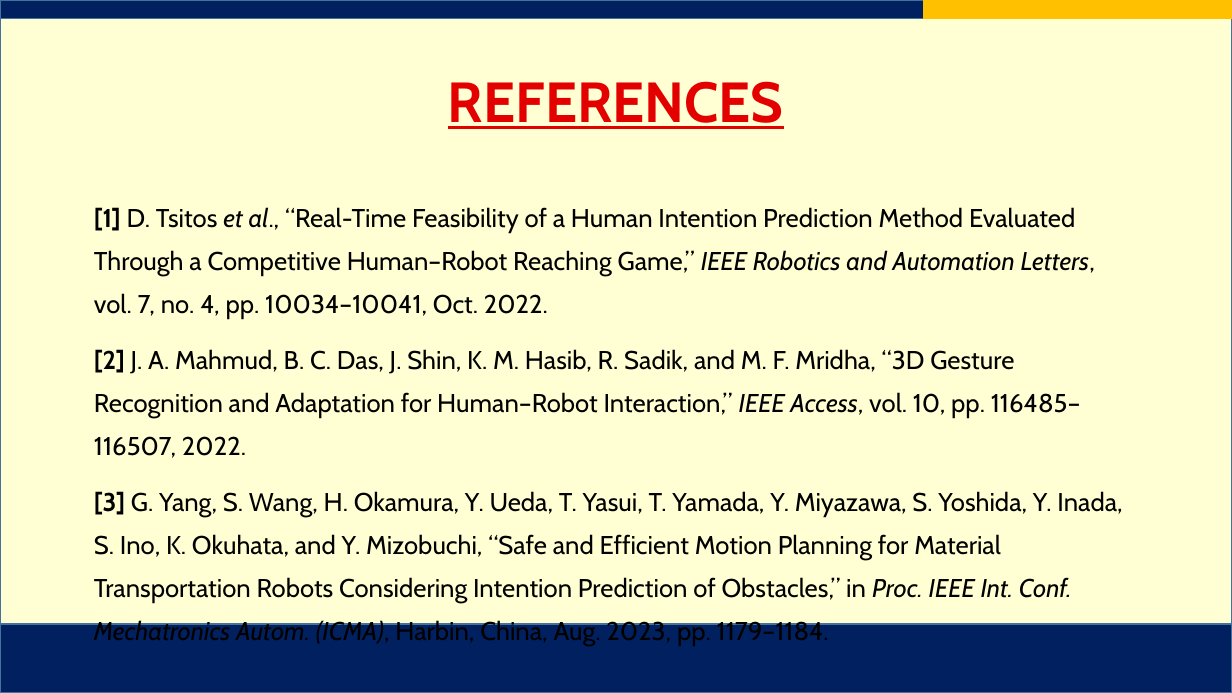
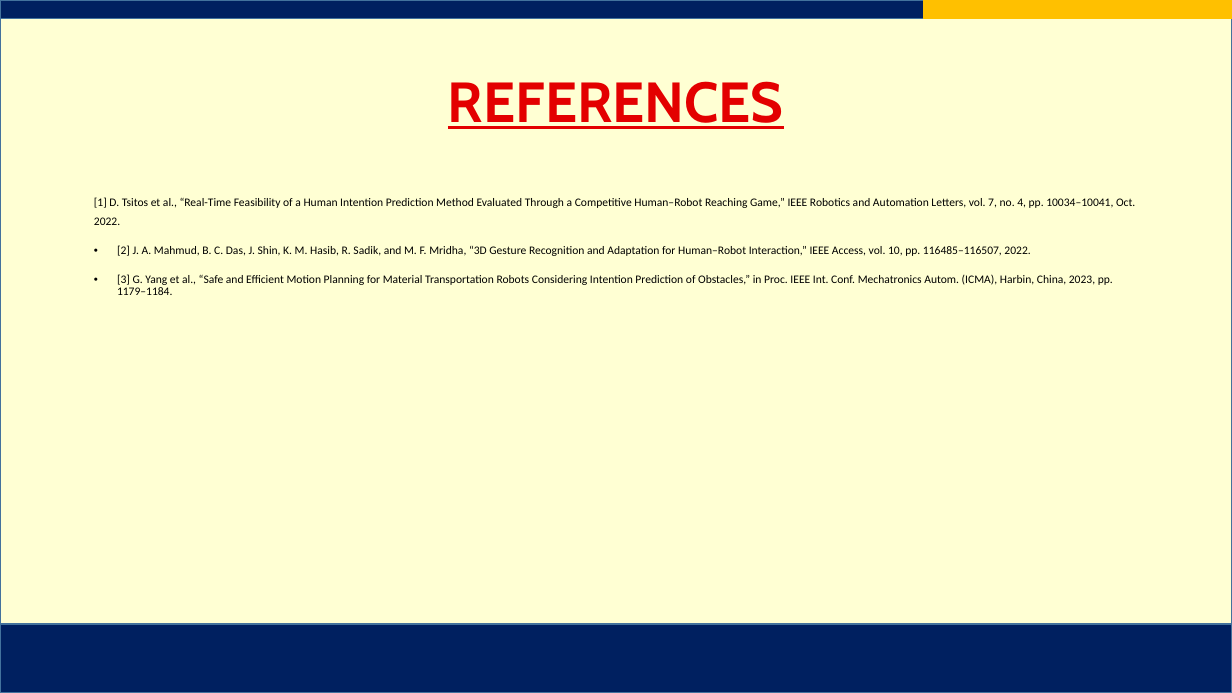
Before and after one commit to AJFACULTY/Intention-Recognition, a slide deck: slide 18 of write_up/Project Final Defense Slides_ENHANCED.pptx. Drawn at 1232x693 pixels with LibreOffice and Linux fonts; fonts in the diff are those of the drawing; background and template pictures are left out. Boxes give left, top, right and bottom in pixels: in the first picture for what was removed or moved away, otherwise in the second. Text is boxed around its words. In the diff, an @@ line names an element or a change of style, - is before the commit and + after.

Commit message:
fix(slides): eradicate text bleeding and replace static methodology with accepted 6-phase engineering framework diagram

```diff
--- a/write_up/Project Final Defense Slides_ENHANCED.pptx
+++ b/write_up/Project Final Defense Slides_ENHANCED.pptx
@@ text at box(94, 197, 1135, 256): size 20 to 9 pt, font Cabin to Calibri in "[1] D. Tsitos et al., “Real-Time Feasibility ...", "[2] J. A. Mahmud, B. C. Das, ..."; bold off in "[1]", "[2]"; italic off in "et al., IEEE Robotics and Automation Letters,", "IEEE Access,"; more space between paragraphs; bullet none to •; line spacing 1.4 to 0.8 @@
@@ text at box(117, 274, 1113, 295): text changed; size 20 to 9 pt; font Cabin to Calibri @@
-[3] G. Yang, S. Wang, H. Okamura, Y. Ueda, T. Yasui, T. Yamada, Y. Miyazawa, S. Yoshida, Y. Inada, S. Ino, K. Okuhata, and Y. Mizobuchi, “Safe and Efficient Motion Planning for Material Transportation Robots Considering Intention Prediction of Obstacles,” in Proc. IEEE Int. Conf. Mechatronics Autom. (ICMA), Harbin, China, Aug. 2023, pp. 1179–1184.
+• [3] G. Yang et al., “Safe and Efficient Motion Planning for Material Transportation Robots Considering Intention Prediction of Obstacles,” in Proc. IEEE Int. Conf. Mechatronics Autom. (ICMA), Harbin, China, 2023, pp. 1179–1184.
```
Also in this commit, not shown: 14 other slides changed, 4 other files.
